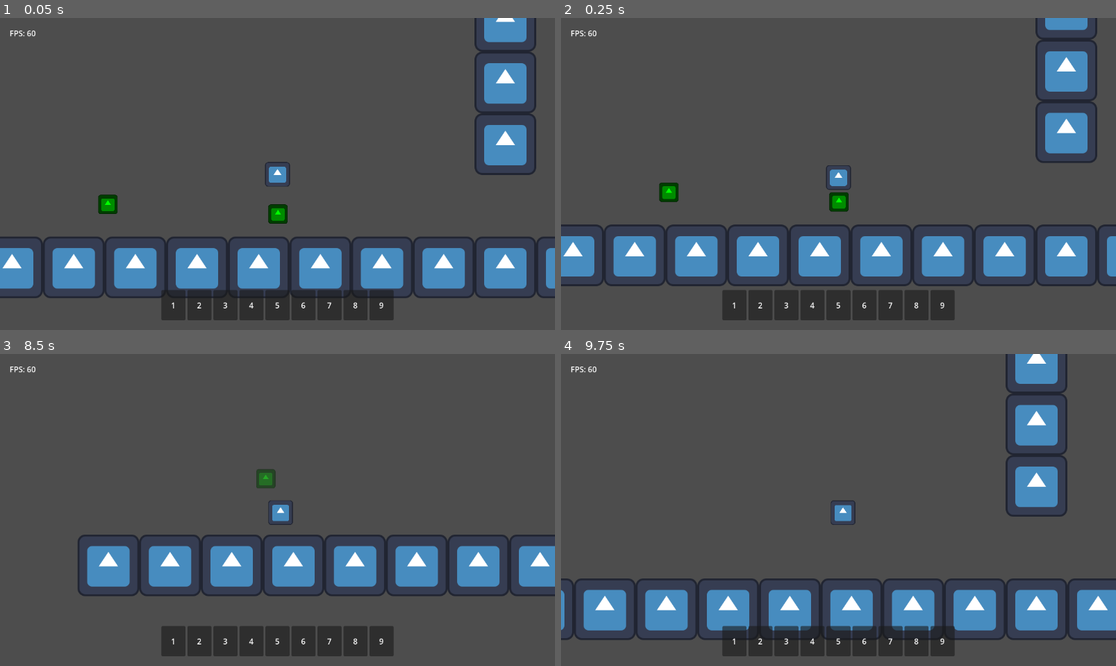
Above: before the commit, frames 1-4 (two rows, left to right).
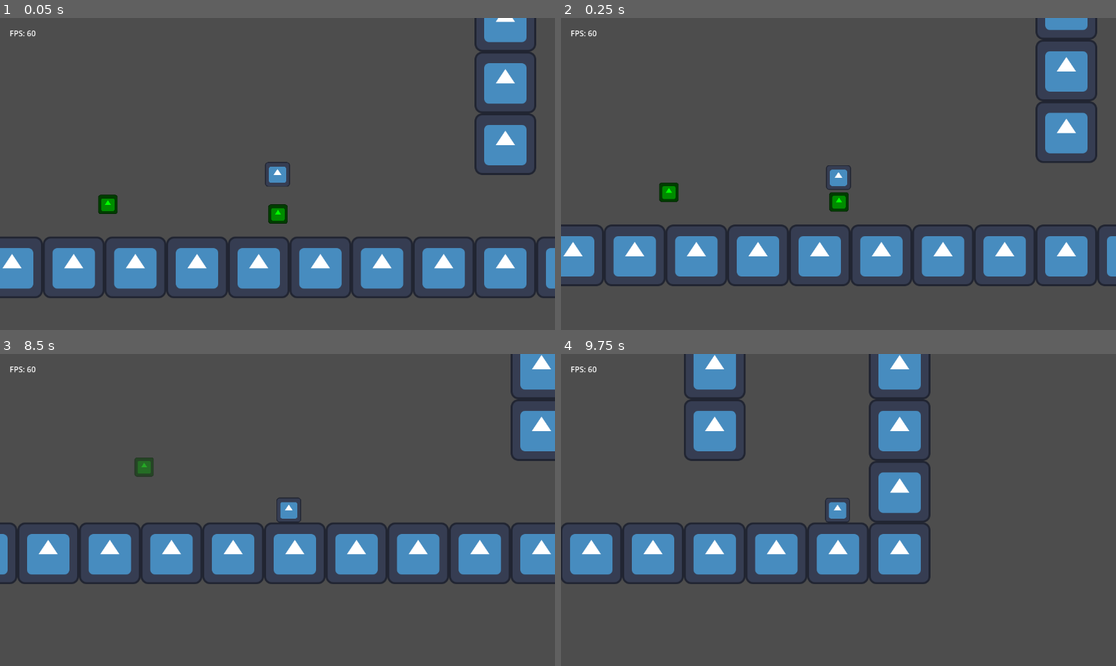
Above: after the commit, the same moments.

Repository: TheHumanMRP/RPG-Life-Tracker
Game: Godot game, scene res://Folders/Systems/Main/Scenes/main_scene.tscn
Two runs of this game, one before a commit and one after it. Both use one fixed random seed, a clock stepped at 60 frames per second and the inputs below. The engine's default icon, where the game draws it, is replaced by a stand-in: a white triangle on a blue panel in a dark square.
Inputs (mouse positions are in pixels of both pictures, inside the frame that each line leads up to):
- Up to frame 1 (0.05 s): no input
- Up to frame 2 (0.25 s): no input
- Up to frame 3 (8.5 s): move the mouse to (172, 641) at 0.52 s; hold D (move_right) 0.53-2.03 s; tap I (add_test_sword) every 0.75 s from 0.6 to 8.1 s; click (172, 641) at 0.67 s; tap Space (jump) at 0.77, 1.52, 3.02, 3.77, 4.52, 6.02, 6.77, 7.52 s; move the mouse to (199, 641) at 1.27 s; click (199, 641) at 1.42 s; move the mouse to (227, 641) at 2.02 s; hold A (move_left) 2.03-2.78 s; click (227, 641) at 2.17 s; move the mouse to (249, 641) at 2.77 s; hold D (move_right) 2.78-4.28 s; click (249, 641) at 2.92 s; move the mouse to (277, 641) at 3.52 s; click (277, 641) at 3.67 s; move the mouse to (305, 641) at 4.27 s; hold A (move_left) 4.28-5.03 s; click (305, 641) at 4.42 s; move the mouse to (327, 641) at 5.02 s; hold D (move_right) 5.03-5.78 s; click (327, 641) at 5.17 s; move the mouse to (355, 641) at 5.77 s; hold A (move_left) 5.78-7.28 s; click (355, 641) at 5.92 s; move the mouse to (382, 641) at 6.52 s; click (382, 641) at 6.67 s; move the mouse to (166, 525) at 7.27 s; hold D (move_right) from 7.28 s (still down); click (166, 525) at 7.42 s; move the mouse to (333, 441) at 8.02 s
- Up to frame 4 (9.75 s): move the mouse to (810, 572) at 8.77 s; tap I (add_test_sword) at 8.85, 9.6 s; tap Space (jump) at 9.02 s; move the mouse to (1005, 556) at 9.52 s; release D (move_right) at 9.53 s; hold A (move_left) from 9.53 s (still down); click (1005, 556) at 9.67 s

The runs differ from the first frame. In frame 1, 3.4% of the frame differs, in the area x 29-71%, y 87-97%; in frame 2, 3.7%; in frame 3, 16%; in frame 4, 31%, in the area x 0-100%, y 0-97%.
Error before the commit: Invalid call. Nonexistent function 'get_inventory_logic' in base 'Node (global.gd)'. (res://Folders/Systems/Inventory_System/Scripts/hotbar_slot.gd:54)
Error after the commit: Parse Error: Could not parse global class "ItemEntry" from "res://Folders/Systems/Inventory_System/Scripts/item_entry.gd". (res://Folders/Systems/Globals/Signa…

Commit message:
Auto commit at 2026-07-11 19:33:51

Diff:
--- a/Folders/Systems/Inventory_System/Scripts/hotbar_slot.gd
+++ b/Folders/Systems/Inventory_System/Scripts/hotbar_slot.gd
@@ -27,7 +27,7 @@
 	slot_number_label.text = str(slot_index + 1)
 
 func set_proper_selection_color_rect_opacity() -> void:
-	var selected_slot_index: int = Global.get_selected_hotbar_index()
+	var selected_slot_index: int = InfoGetter.get_selected_hotbar_index()
 
 	if selected_slot_index != slot_index:
 		# Unselected
@@ -39,7 +39,7 @@
 
 
 func check_id() -> void:
-	var inventory_items: Array[ItemEntry] = Global.get_inventory()
+	var inventory_items: Array[ItemEntry] = InfoGetter.get_inventory()
 
 	if item_id >= 0 and item_id < inventory_items.size():
 		return
@@ -51,7 +51,7 @@
 
 
 func get_item() -> ItemEntry:
-	var inventory = Global.get_inventory_logic()
+	var inventory = InfoGetter.get_inventory_logic()
 
 	print("\nHotbar Slot: `get_item()` func was called. Here's the item_id: ", item_id)
 
--- a/Folders/Systems/Inventory_System/Scripts/item_entry.gd
+++ b/Folders/Systems/Inventory_System/Scripts/item_entry.gd
@@ -11,7 +11,7 @@
 	item = new_item
 	item_type = item.type
 	durability = new_durability
-	logo = new_logo
+	logo =
 
 func use_item(target) -> void:
 	item.use(target)
